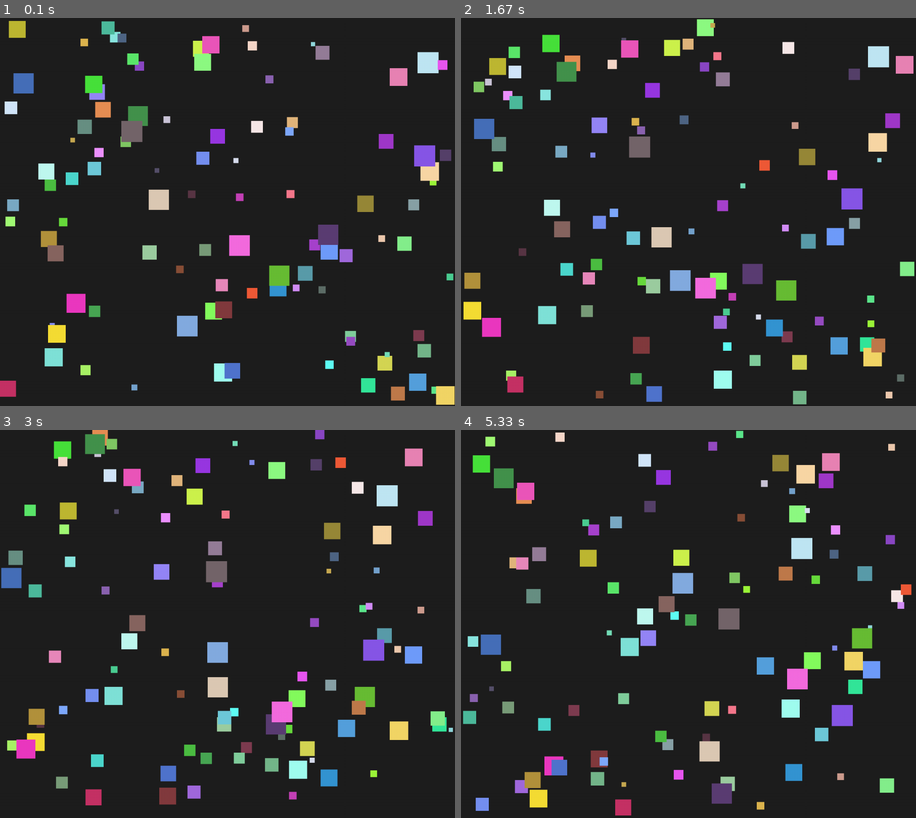
Above: before the commit, frames 1-4 (two rows, left to right).
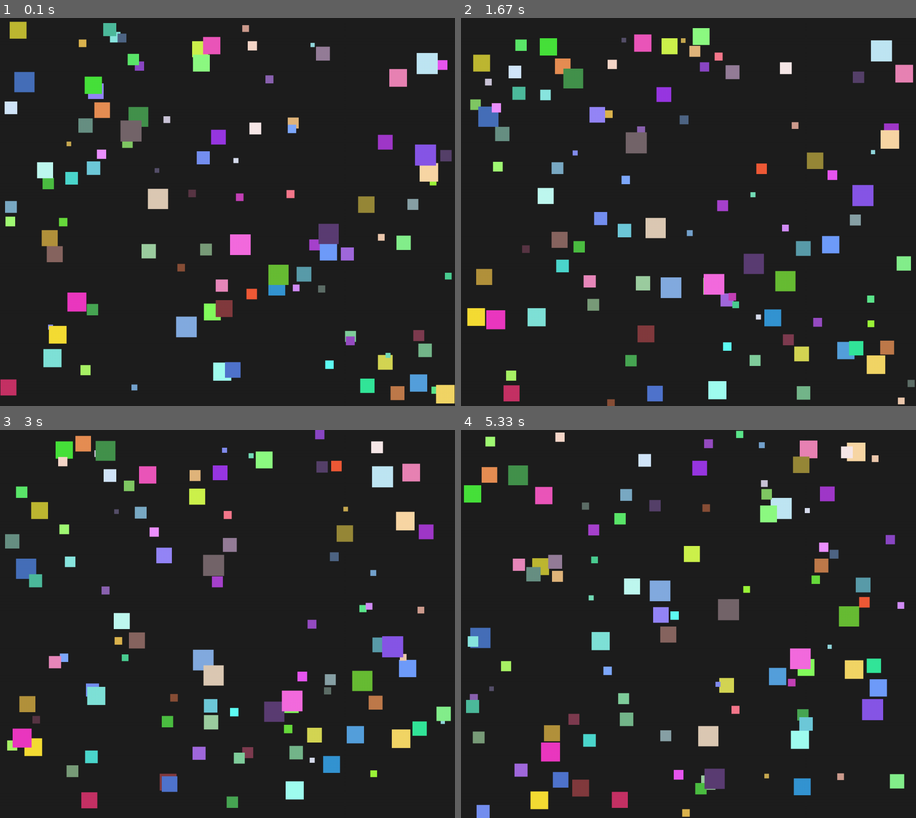
Above: after the commit, the same moments.

Repository: luc11Mhe/lab8-pygame
Game: pygame game, started from main.py
The game is run twice, just before and just after one commit, with the same random seed, the same clock (stepped at 60 frames per second) and the same inputs.
Inputs:
- Up to frame 1 (0.1 s): no input
- Up to frame 2 (1.67 s): no input
- Up to frame 3 (3 s): no input
- Up to frame 4 (5.33 s): no input

The runs differ from the first frame. In frame 1, 2.7% of the frame differs, in the area x 0-100%, y 0-100%; in frame 2, 12%; in frame 3, 15%; in frame 4, 16%, in the area x 0-99%, y 2-100%.

Commit message:
keep speed limit after rotation

Diff:
--- a/main.py
+++ b/main.py
@@ -43,6 +43,11 @@
 
          self.dx = new_dx
          self.dy = new_dy
+        speed = math.sqrt(self.dx**2 + self.dy**2)
+        if speed > 0:
+         factor = min(self.max_speed, speed) / speed
+         self.dx *= factor
+         self.dy *= factor
 
         if abs(self.dx) > self.max_speed:
             self.dx = self.max_speed if self.dx > 0 else -self.max_speed
